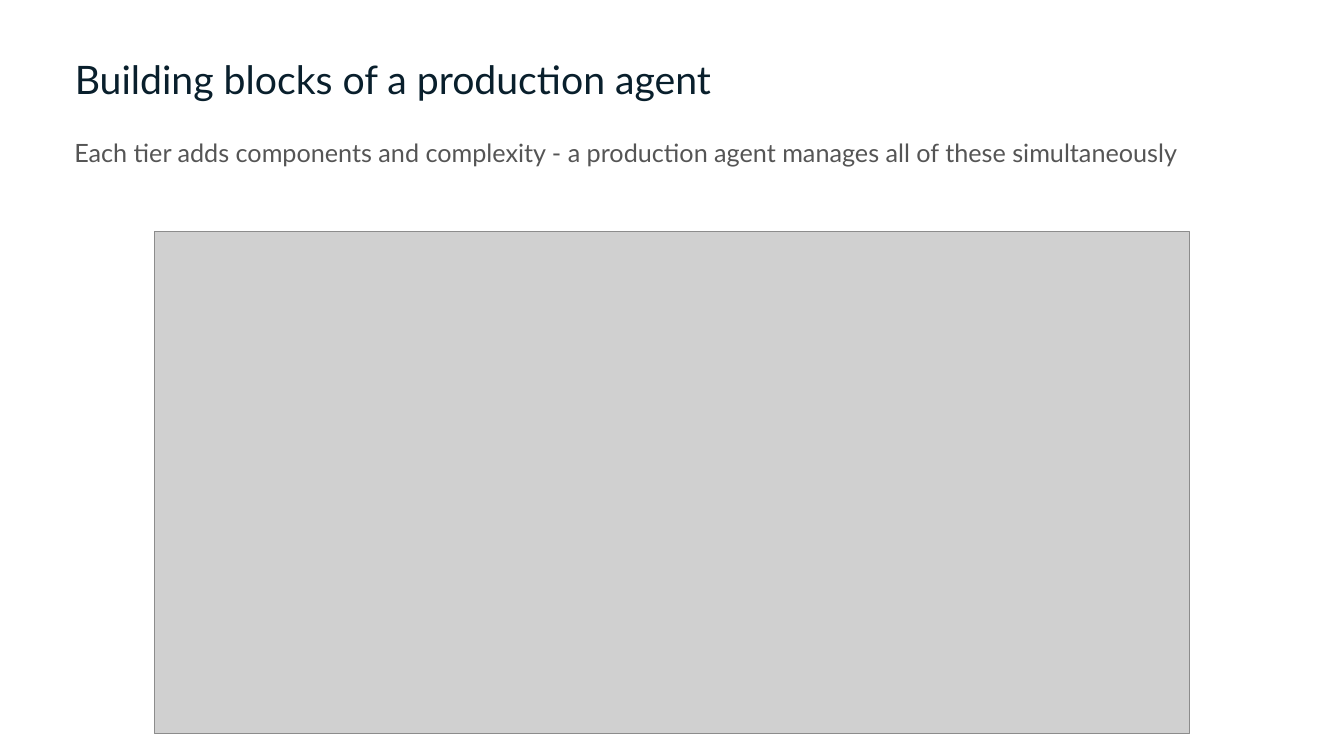
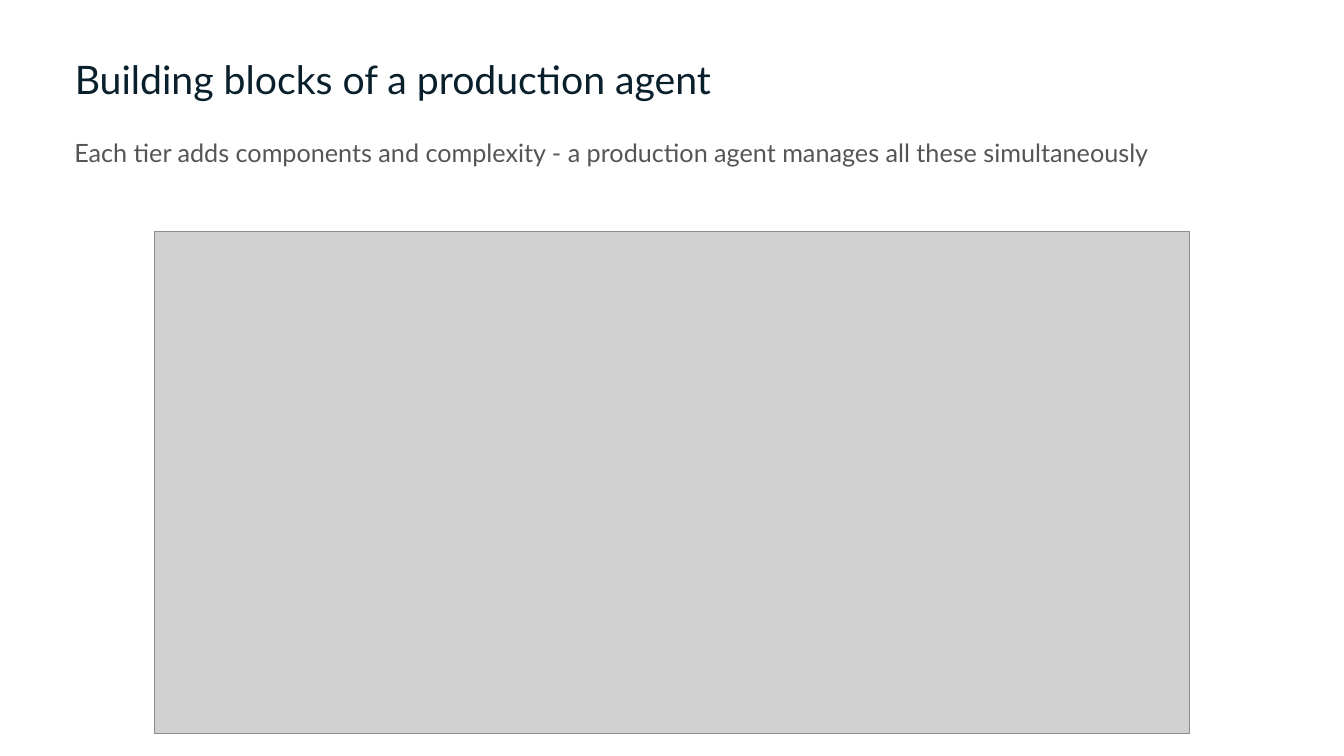
Before and after one commit to Azure/agentops-workshop, a slide deck: slide 5 of short/slides.pptx. Drawn at 1344x756 pixels with LibreOffice and Linux fonts; fonts in the diff are those of the drawing; grey boxes stand for pictures. Boxes give left, top, right and bottom in pixels: in the first picture for what was removed or moved away, otherwise in the second. Text is boxed around its words. In the diff, an @@ line names an element or a change of style, - is before the commit and + after.

```diff
--- a/short/slides.pptx
+++ b/short/slides.pptx
@@ text at (74, 143, 1148, 167): text changed @@
-Each tier adds components and complexity - a production agent manages all of these simultaneously
+Each tier adds components and complexity - a production agent manages all these simultaneously
```
Also in this commit, not shown: 2 other slides changed, 5 slides added, 2 slides removed, 3 other files.
